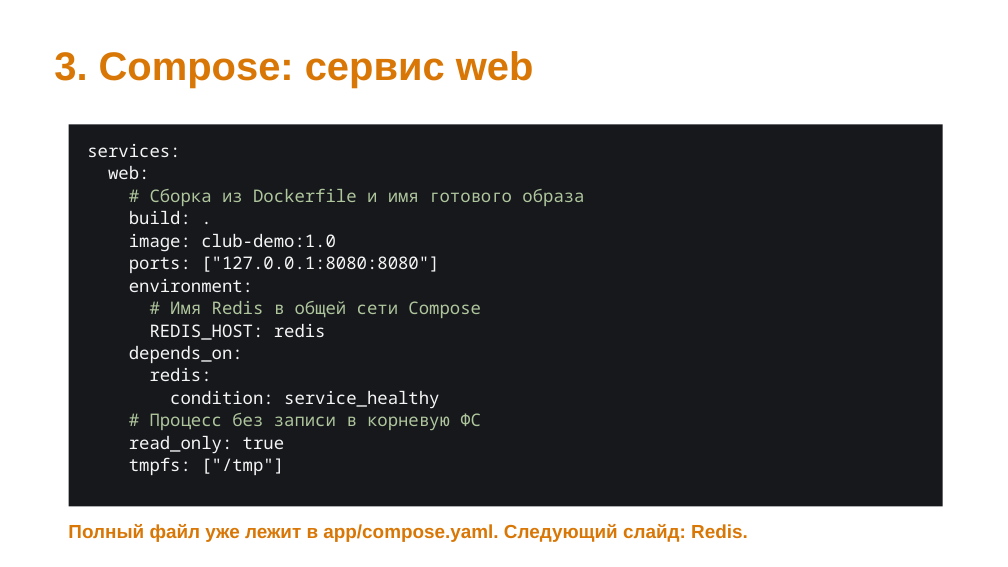
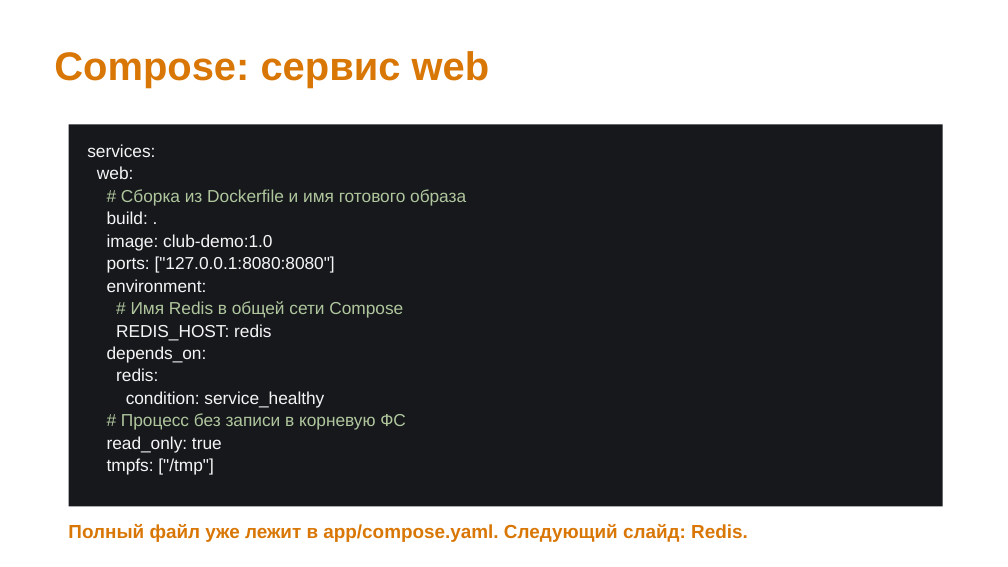
Before and after one commit to inview-club/docker-workshop, a slide deck: slide 14 of Клуб_DevOps_Docker_Harbor.pptx (slide 16 before the commit). Drawn at 1008x567 pixels with LibreOffice and Linux fonts; fonts in the diff are those of the drawing. Boxes give left, top, right and bottom in pixels: in the first picture for what was removed or moved away, otherwise in the second. Text is boxed around its words. In the diff, an @@ line names an element or a change of style, - is before the commit and + after.

```diff
--- a/Клуб_DevOps_Docker_Harbor.pptx
+++ b/Клуб_DevOps_Docker_Harbor.pptx
@@ text at bbox=[54, 51, 490, 89]: text changed @@
-3. Compose: сервис web
+Compose: сервис web
@@ font Noto Sans Mono to Arial in 15 elements at bbox=[87, 144, 155, 157], bbox=[97, 166, 133, 179], bbox=[121, 189, 466, 206], bbox=[107, 211, 148, 224], bbox=[107, 234, 272, 251], bbox=[107, 256, 335, 273], bbox=[107, 279, 207, 292], bbox=[131, 301, 403, 318], bbox=[116, 324, 271, 340], bbox=[107, 346, 207, 363], bbox=[116, 368, 158, 381], bbox=[126, 391, 324, 408], bbox=[121, 413, 406, 430], bbox=[107, 436, 222, 453], bbox=[107, 458, 213, 475] @@
```
Also in this commit, not shown: 17 other slides changed, 5 slides added, 5 slides removed, 6 other files.
